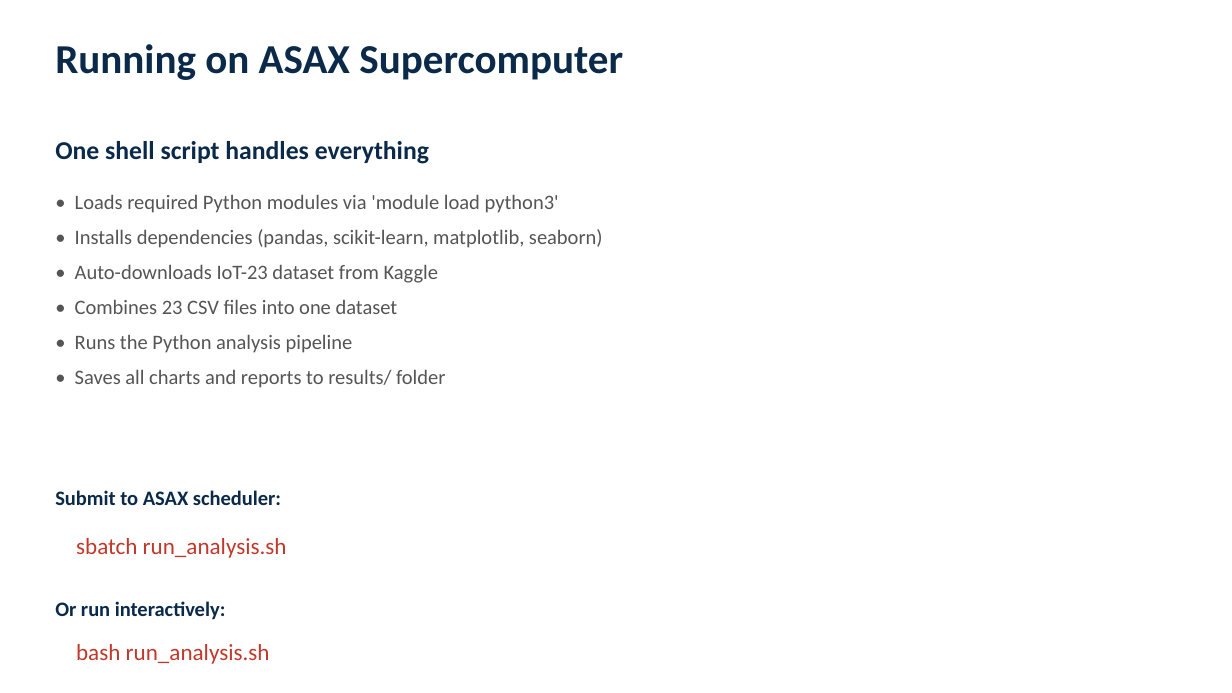
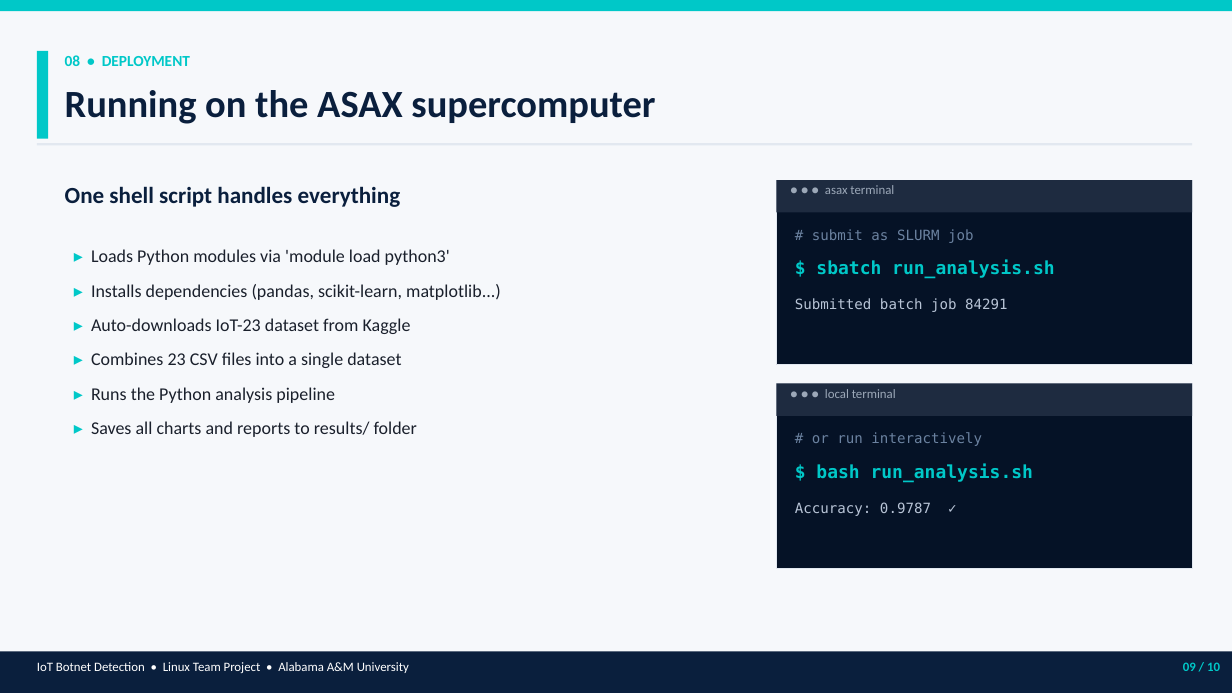
Before and after one commit to ibrahimt39/AAMU-Linux-Project, a slide deck: slide 9 of Task2_Presentation.pptx. Drawn at 1232x693 pixels with LibreOffice and Linux fonts; fonts in the diff are those of the drawing. Boxes give left, top, right and bottom in pixels: in the first picture for what was removed or moved away, otherwise in the second. Text is boxed around its words. In the diff, an @@ line names an element or a change of style, - is before the commit and + after.

Commit message:
Redesign Task 2 presentation with modern card-based layout

```diff
--- a/Task2_Presentation.pptx
+++ b/Task2_Presentation.pptx
@@ rectangle added at [0, 0, 1232, 693], fill #F6F8FB @@
@@ rectangle added at [0, 0, 1232, 11], fill #00C8C8 @@
@@ rectangle added at [37, 51, 48, 139], fill #00C8C8 @@
@@ text added at [65, 55, 190, 66], 12 pt, text #00C8C8, bold @@
+08 • DEPLOYMENT
@@ text at [65, 90, 655, 124]: text changed; size 32 to 30 pt; text colour #0B2A4A to #0A1F3D @@
-Running on ASAX Supercomputer
+Running on the ASAX supercomputer
@@ rectangle added at [37, 143, 1192, 146], fill #E2E8F0 @@
@@ text "One shell script handles everything": place and size @@
-text "One shell script handles everything" at [55, 141, 429, 164]
+text "One shell script handles everything" at [65, 186, 401, 207]
@@ text "One shell script handles everything" at [65, 186, 401, 207]: size 20 to 18 pt, text colour #0B2A4A to #0A1F3D @@
@@ rectangle added at [776, 180, 1192, 365], fill #051226, outline #E2E8F0 0.75 pt @@
@@ rectangle added at [776, 180, 1192, 213], fill #1E2B40 @@
@@ text added at [825, 185, 894, 194], 10 pt, text #9CA8B8 @@
+● ● ● asax terminal
@@ text added at [812, 229, 974, 243], 11 pt, text #6B82A0 @@
+# submit as SLURM job
@@ text at [91, 249, 501, 437]: text changed; size 16 to 14 pt; text colour #555555 to #1A202C @@
-• Loads required Python modules via 'module load python3'
-• Installs dependencies (pandas, scikit-learn, matplotlib, seaborn)
-• Auto-downloads IoT-23 dataset from Kaggle
-• Combines 23 CSV files into one dataset
-• Runs the Python analysis pipeline
-• Saves all charts and reports to results/ folder
+▸ Loads Python modules via 'module load python3'
+▸ Installs dependencies (pandas, scikit-learn, matplotlib...)
+▸ Auto-downloads IoT-23 dataset from Kaggle
+▸ Combines 23 CSV files into a single dataset
+▸ Runs the Python analysis pipeline
+▸ Saves all charts and reports to results/ folder
@@ text at [816, 260, 1054, 279]: text changed; size 18 to 14 pt; font Calibri to DejaVu Sans Mono; text colour #C0392B to #00C8C8; bold on @@
-sbatch run_analysis.sh
+$ sbatch run_analysis.sh
@@ text added at [795, 298, 1008, 312], 11 pt, text #B8C4D6 @@
+Submitted batch job 84291
@@ rectangle added at [776, 384, 1192, 568], fill #051226, outline #E2E8F0 0.75 pt @@
@@ rectangle added at [776, 384, 1192, 416], fill #1E2B40 @@
@@ text added at [825, 389, 896, 398], 10 pt, text #9CA8B8 @@
+● ● ● local terminal
@@ text at [812, 432, 982, 446]: text changed; size 16 to 11 pt; font Calibri to DejaVu Sans Mono; text colour #0B2A4A to #6B82A0; bold off @@
-Or run interactively:
+# or run interactively
@@ text at [816, 463, 1033, 482]: text changed; size 18 to 14 pt; font Calibri to DejaVu Sans Mono; text colour #C0392B to #00C8C8; bold on @@
-bash run_analysis.sh
+$ bash run_analysis.sh
@@ text removed at [55, 490, 281, 505] @@
-Submit to ASAX scheduler:
@@ text added at [795, 502, 931, 516], 11 pt, text #B8C4D6 @@
+Accuracy: 0.9787 ✓
@@ rectangle added at [0, 652, 1232, 693], fill #0A1F3D @@
@@ text added at [37, 662, 409, 673], 10 pt, text #FFFFFF @@
+IoT Botnet Detection • Linux Team Project • Alabama A&M University
@@ text added at [1183, 662, 1220, 671], 10 pt, text #00C8C8, bold @@
+09 / 10
```
Also in this commit, not shown: 8 other slides changed, 1 slide added, 1 slide removed.
